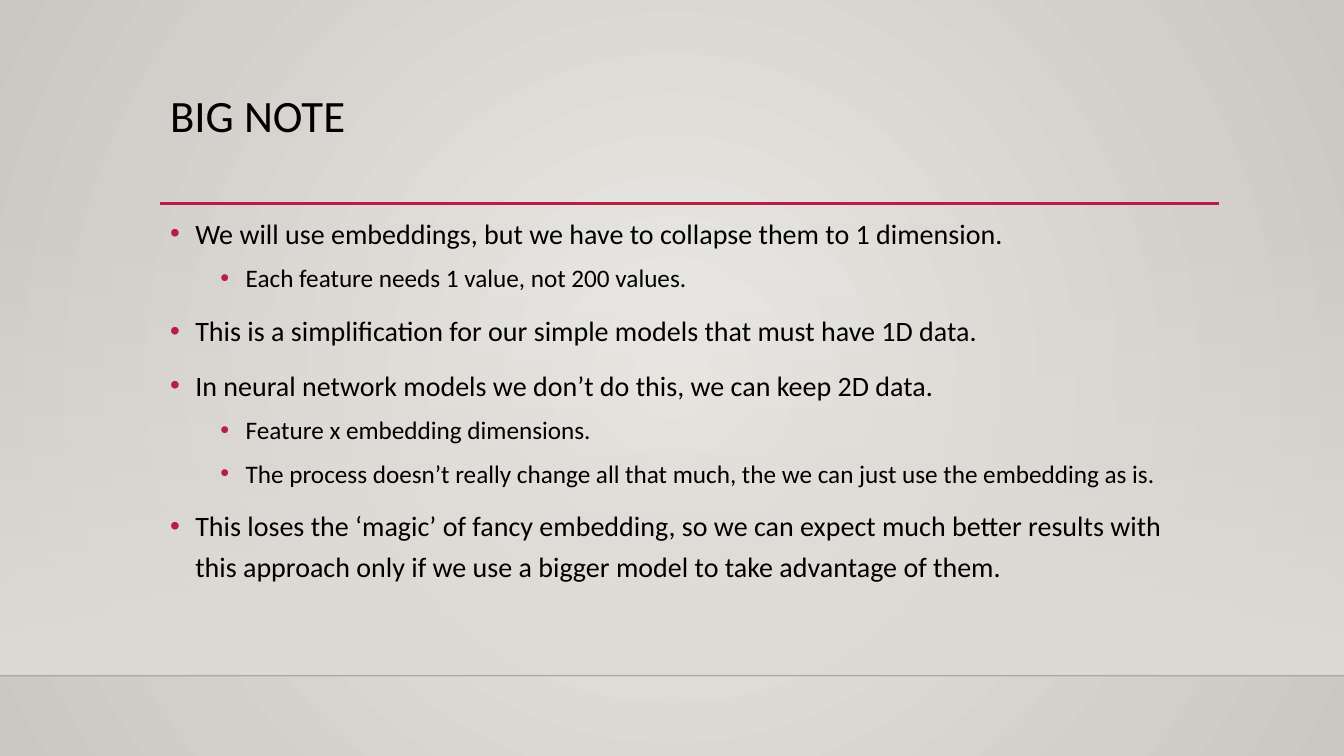
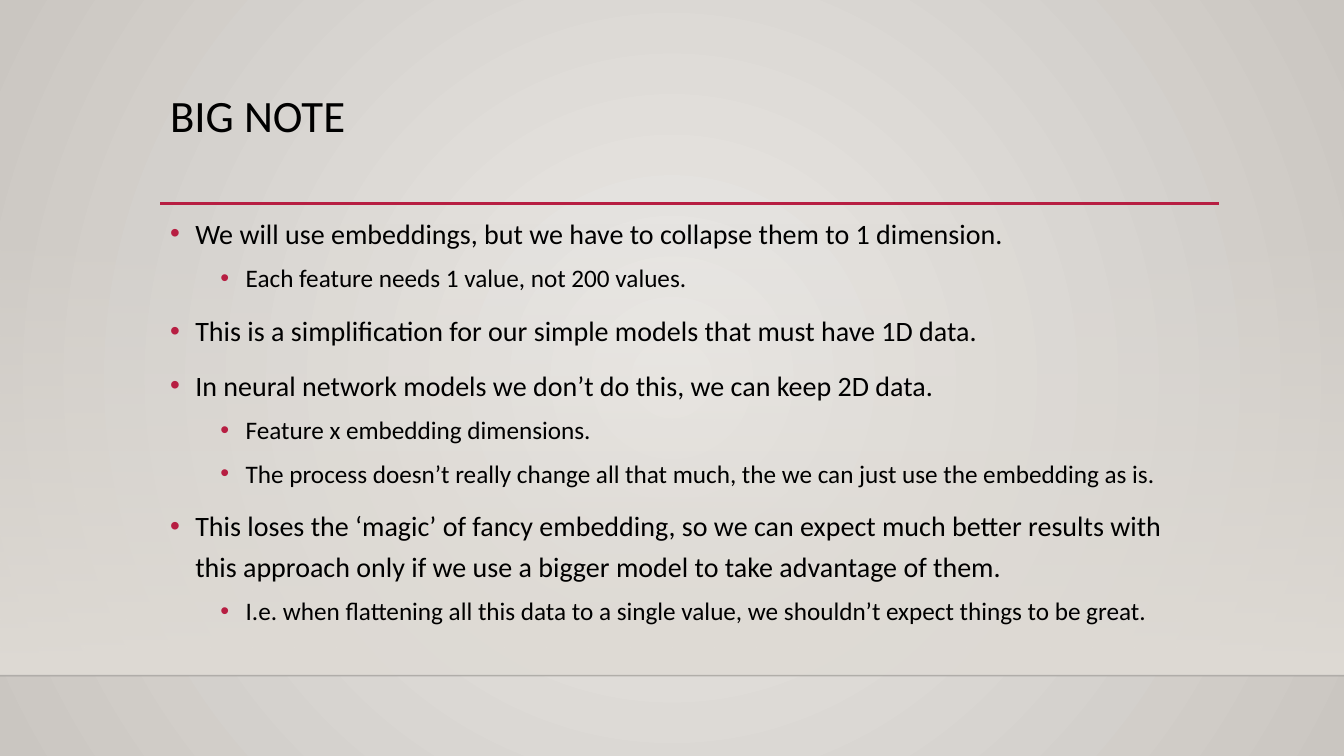
Before and after one commit to AkeemSemperDataScience/Intro_to_Machine_Learning_Students, a slide deck: slide 31 of reference_content/Slides/NLP_2.pptx (slide 29 before the commit). Drawn at 1344x756 pixels with LibreOffice and Linux fonts; fonts in the diff are those of the drawing; background and template pictures are left out. Boxes give left, top, right and bottom in pixels: in the first picture for what was removed or moved away, otherwise in the second. Text is boxed around its words. In the diff, an @@ line names an element or a change of style, - is before the commit and + after.

```diff
--- a/reference_content/Slides/NLP_2.pptx
+++ b/reference_content/Slides/NLP_2.pptx
@@ text at <box>246,602,1145,625</box>: paragraph added @@
+  • I.e. when flattening all this data to a single value, we shouldn’t expect things to be great.
```
Also in this commit, not shown: 2 slides added, 7 other files.
